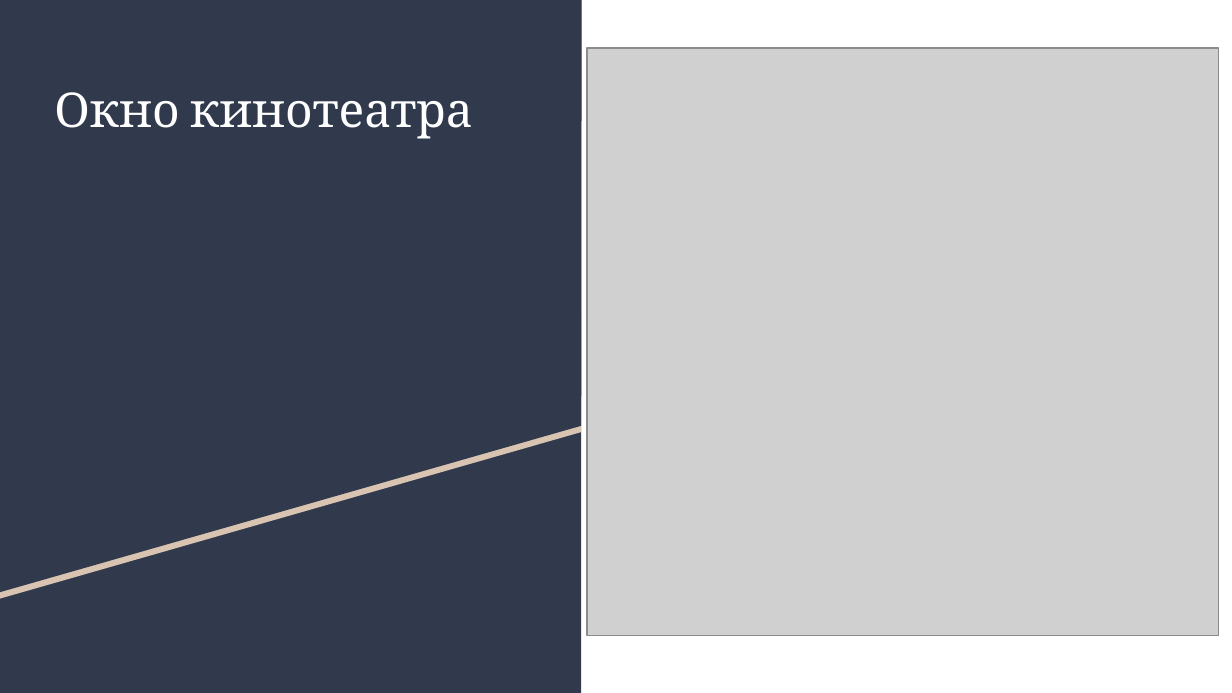
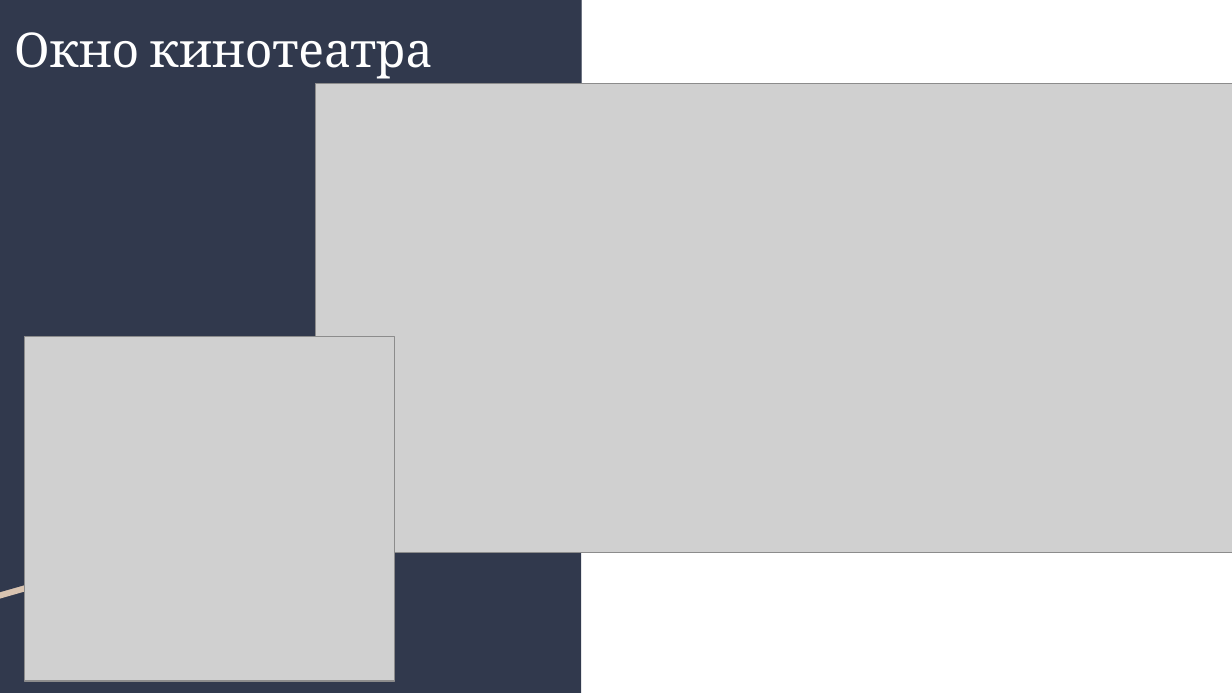
Before and after one commit to AnastasiaPotapova/CinematicServerProject, a slide deck: slide 6 of 6474cee279b33108.pptx. Drawn at 1232x693 pixels with LibreOffice and Linux fonts; fonts in the diff are those of the drawing; grey boxes stand for pictures. Boxes give left, top, right and bottom in pixels: in the first picture for what was removed or moved away, otherwise in the second. Text is boxed around its words. In the diff, an @@ line names an element or a change of style, - is before the commit and + after.

```diff
--- a/6474cee279b33108.pptx
+++ b/6474cee279b33108.pptx
@@ title "Окно кинотеатра": place and size @@
-title "Окно кинотеатра" at [54,92,473,139]
+title "Окно кинотеатра" at [14,32,433,79]
@@ picture added at [315,84,1232,553] @@
@@ picture: place and size @@
-picture at [588,48,1220,636]
+picture at [25,336,395,681]
```
Also in this commit, not shown: 4 other slides changed, 1 slide added, 1 slide removed.
